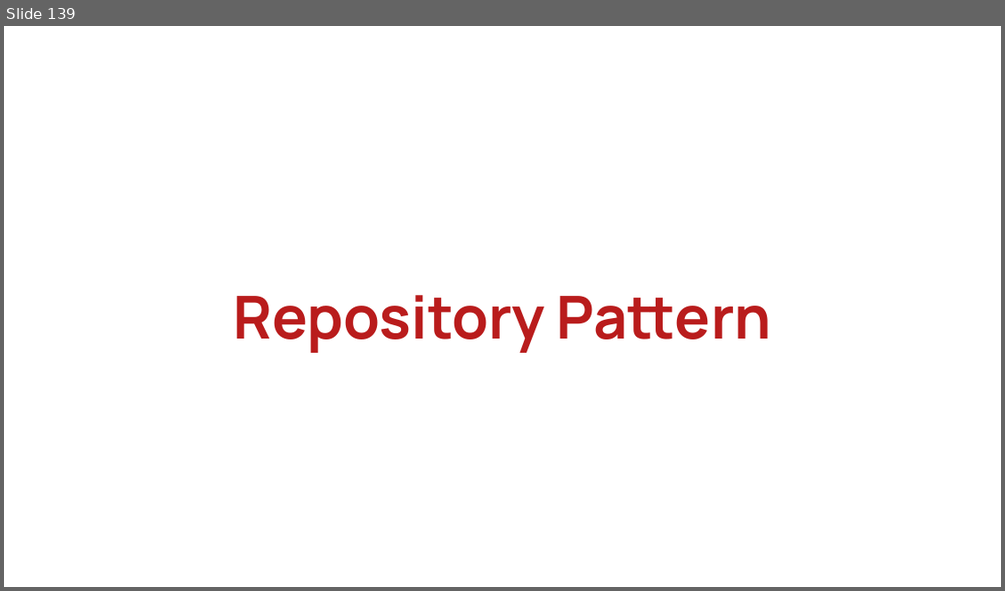
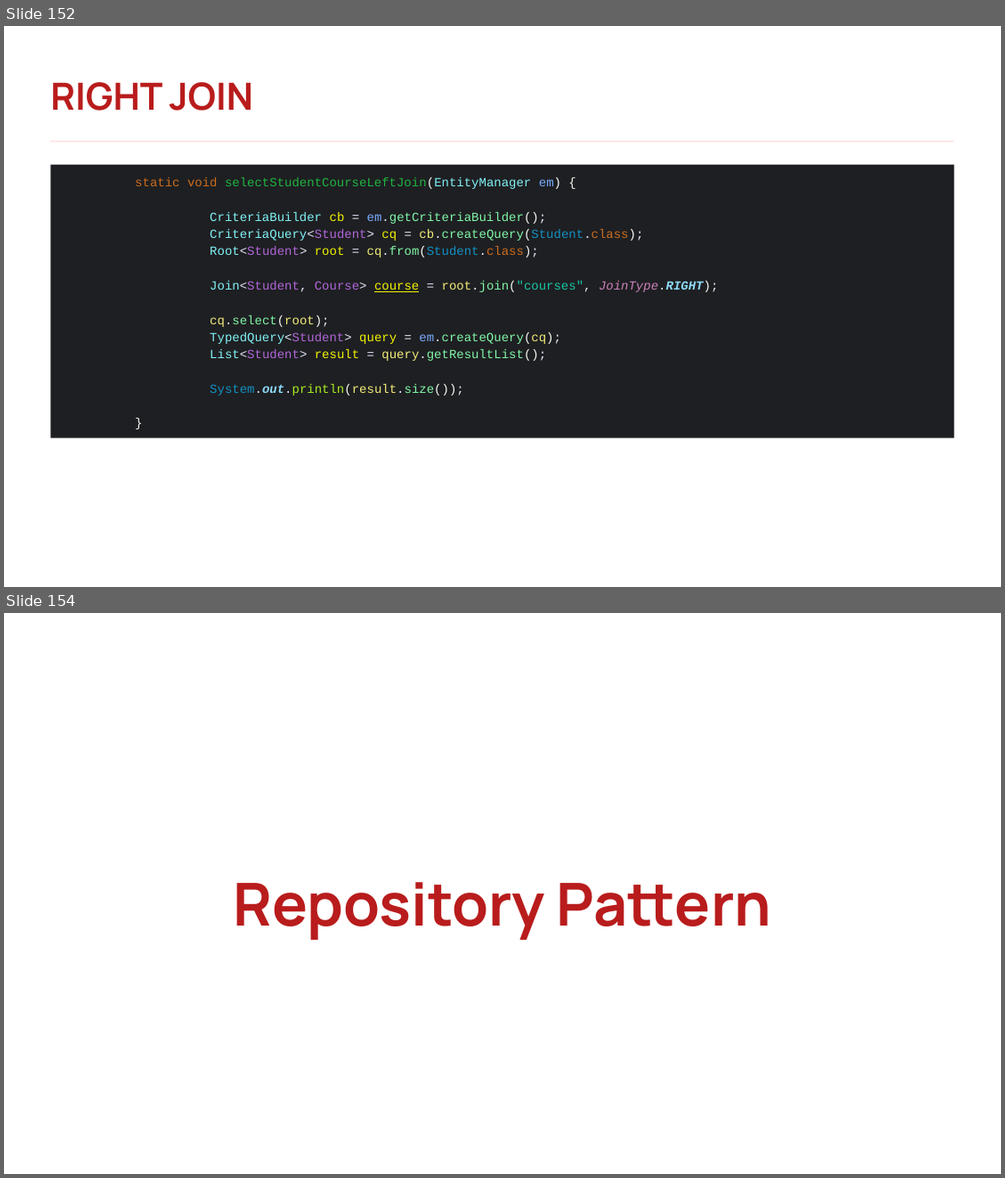
Before and after one commit to rlimosenero/rey-limosenero_java101, a slide deck: Java Persistence & Hibernate.pptx. Shown one above the other, each under a label of ours: slide 139 before the commit, slides 152 and 154 after it; the slides between them are not shown. The pictures are 1005x591 and 1005x1178 pixels, drawn with LibreOffice and Linux fonts; fonts in the diff are those of the drawing; background and template pictures are left out. Boxes give left, top, right and bottom in pixels: in the first picture for what was removed or moved away, otherwise in the second. Text is boxed around its words. In the diff, an @@ line names an element or a change of style, - is before the commit and + after.

```diff
--- a/Java Persistence & Hibernate.pptx
+++ b/Java Persistence & Hibernate.pptx
@@ slide 152 added at box(4, 26, 1001, 587), background picture (left out) @@
@@ text added at box(50, 82, 253, 111), 36 pt, text #B91C1C, bold @@
+RIGHT JOIN
@@ rectangle added at box(50, 141, 954, 142), fill #FEE2E2 @@
@@ rectangle added at box(50, 164, 954, 438), fill #1E1F22, 12 pt, text #80F6A7 @@
+static void selectStudentCourseLeftJoin(EntityManager em) {
+CriteriaBuilder cb = em.getCriteriaBuilder();
+CriteriaQuery<Student> cq = cb.createQuery(Student.class);
+Root<Student> root = cq.from(Student.class);
+Join<Student, Course> course = root.join("courses", JoinType.RIGHT);
+cq.select(root);
+TypedQuery<Student> query = em.createQuery(cq);
+List<Student> result = query.getResultList();
+System.out.println(result.size());
+}
@@ what was slide 139 is now slide 154 @@
```
Also in this commit, not shown: 24 slides changed, 26 other slides added, 4 slides removed.
